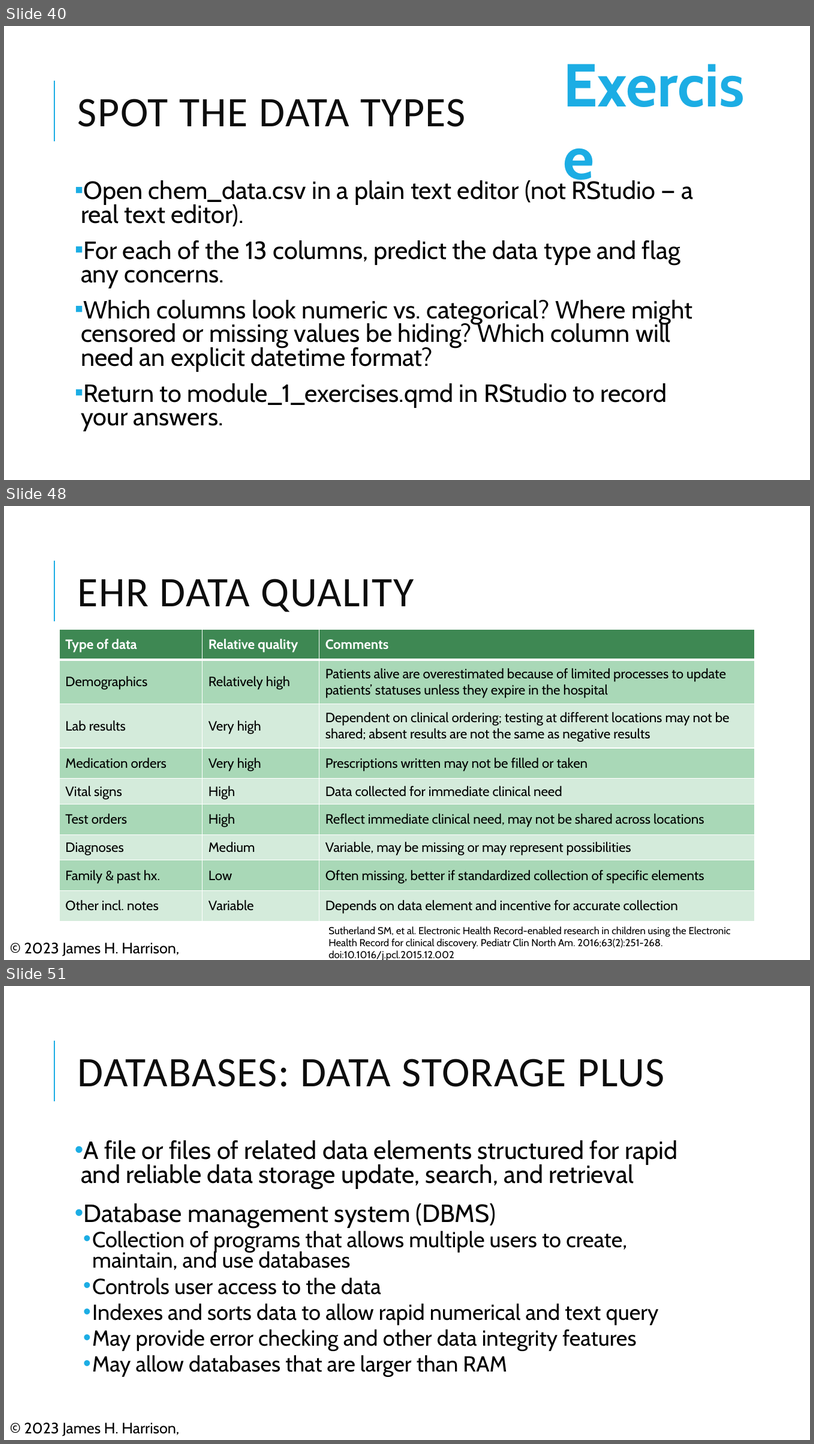
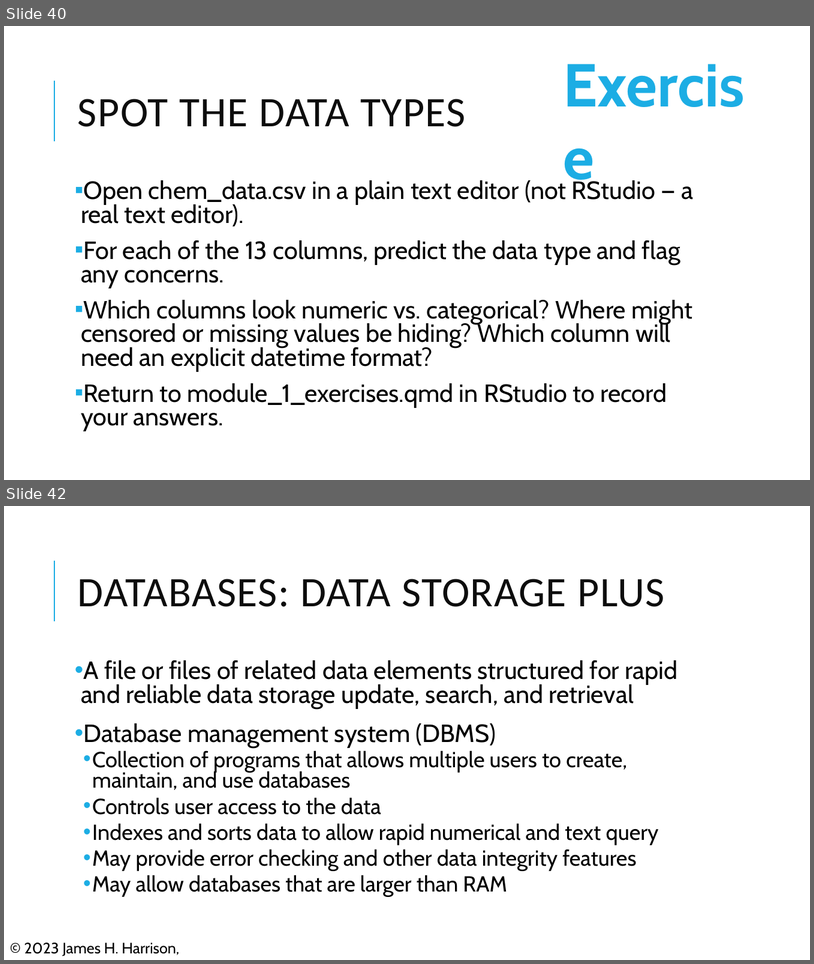
Before and after one commit to pcmathias/MSACL-data-literacy, a slide deck: updates_2026/presentations/Module 1 Slides.pptx. Shown one above the other, each under a label of ours: slides 40, 48 and 51 before the commit, slides 40 and 42 after it; the slides between them are not shown. The pictures are 814x1444 and 814x964 pixels, drawn with LibreOffice and Linux fonts; fonts in the diff are those of the drawing. Boxes give left, top, right and bottom in pixels: in the first picture for what was removed or moved away, otherwise in the second. Text is boxed around its words. In the diff, an @@ line names an element or a change of style, - is before the commit and + after.

Commit message:
slide updates

```diff
--- a/updates_2026/presentations/Module 1 Slides.pptx
+++ b/updates_2026/presentations/Module 1 Slides.pptx
@@ slide 48 removed at <box>4,506,810,960</box>, background #FFFFFF; not listed: 1 template element that a slide beside it also shows @@
@@ title removed at <box>78,579,414,612</box> @@
-EHR DATA QUALITY
@@ table removed at <box>60,630,755,921</box>, 9 rows, 3 columns @@
-Type of data | Relative quality | Comments
-Demographics | Relatively high | Patients alive are overestimated because of limited processes to update patients’ statuses unless they expire in the hospital
-Lab results | Very high | Dependent on clinical ordering; testing at different locations may not be shared; absent results are not the same as negative results
-Medication orders | Very high | Prescriptions written may not be filled or taken
-Vital signs | High | Data collected for immediate clinical need
-Test orders | High | Reflect immediate clinical need, may not be shared across locations
-Diagnoses | Medium | Variable, may be missing or may represent possibilities
-Family & past hx. | Low | Often missing, better if standardized collection of specific elements
-Other incl. notes | Variable | Depends on data element and incentive for accurate collection
@@ text removed at <box>329,926,731,960</box> @@
-Sutherland SM, et al. Electronic Health Record-enabled research in children using the Electronic Health Record for clinical discovery. Pediatr Clin North Am. 2016;63(2):251-268. doi:10.1016/j.pcl.2015.12.002
@@ text removed at <box>24,942,179,956</box> @@
-© 2023 James H. Harrison, Jr.
@@ what was slide 51 is now slide 42 @@
```
Also in this commit, not shown: 8 other slides removed, 2 other files.
